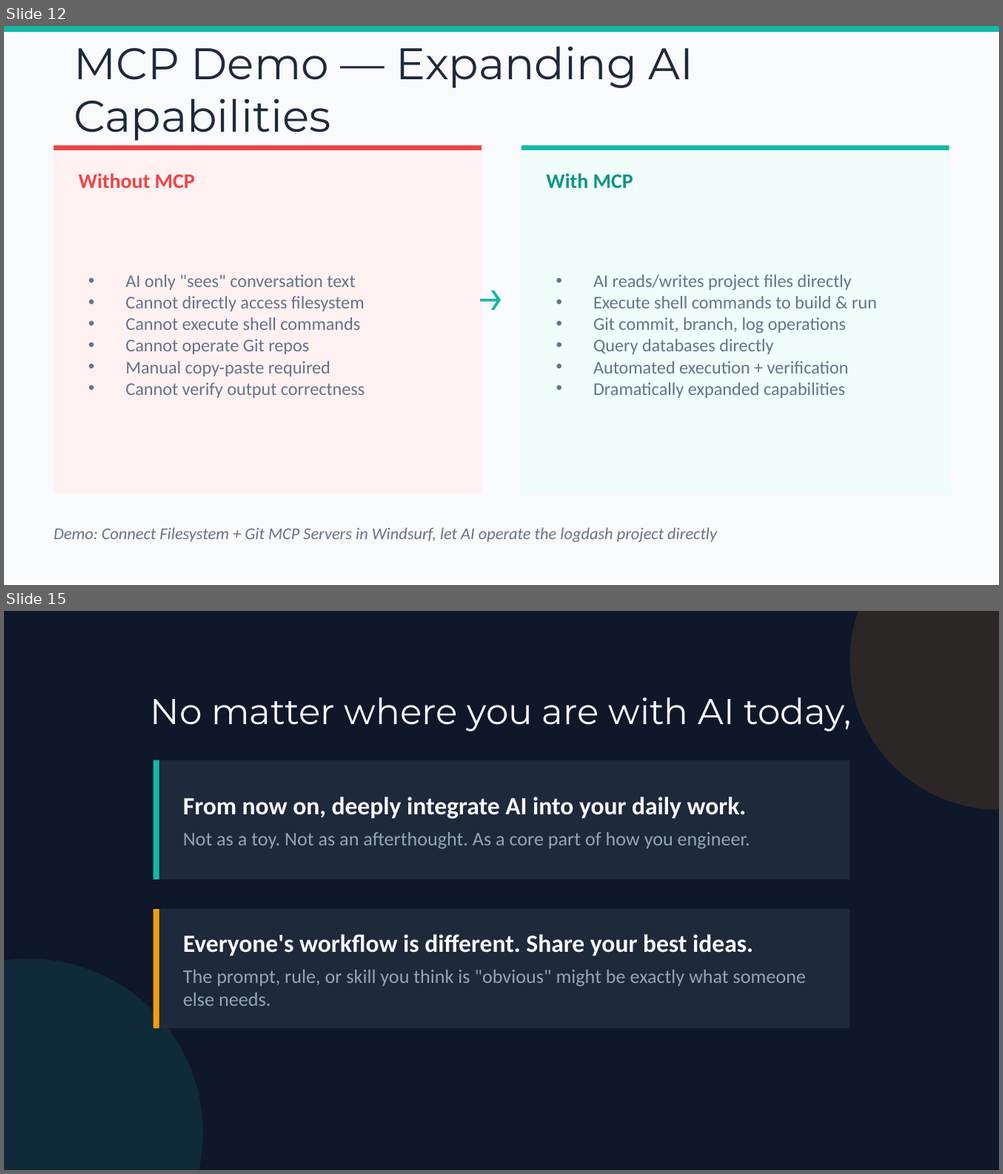
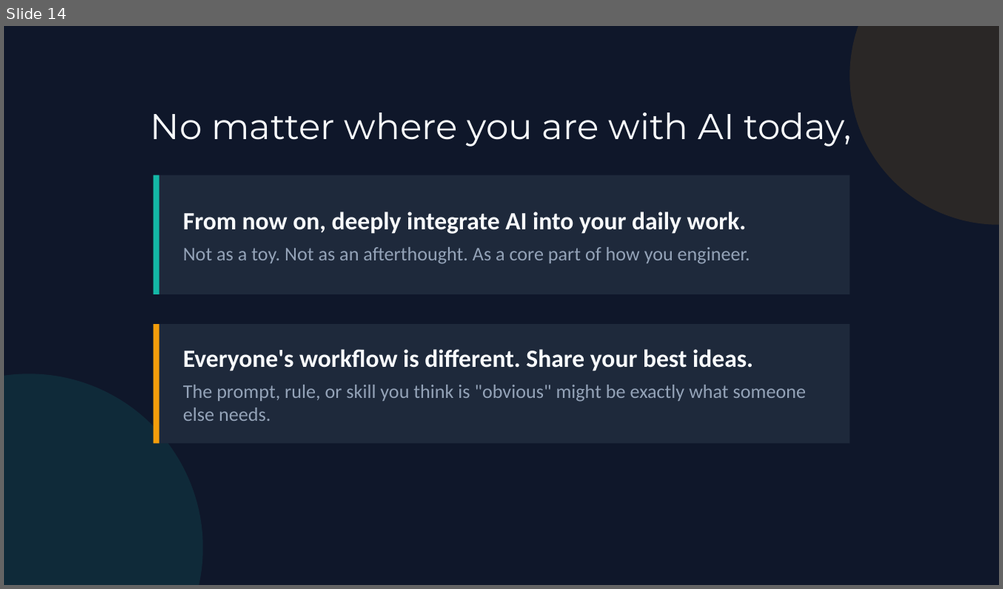
Before and after one commit to chenkunyuan/ai-tools-intro-sharing, a slide deck: AI_Getting_Started_with_AI_Tools.pptx. Shown one above the other, each under a label of ours: slides 12 and 15 before the commit, slide 14 after it; the slides between them are not shown. The pictures are 1003x1174 and 1003x589 pixels, drawn with LibreOffice and Linux fonts; fonts in the diff are those of the drawing. Boxes give left, top, right and bottom in pixels: in the first picture for what was removed or moved away, otherwise in the second. Text is boxed around its words. In the diff, an @@ line names an element or a change of style, - is before the commit and + after.

```diff
--- a/AI_Getting_Started_with_AI_Tools.pptx
+++ b/AI_Getting_Started_with_AI_Tools.pptx
@@ slide 12 removed at (4, 26, 999, 585), background #F8FAFC @@
@@ rectangle removed at (4, 26, 999, 32) @@
@@ text removed at (74, 46, 694, 141) @@
-MCP Demo — Expanding AI Capabilities
@@ rectangle removed at (54, 145, 481, 494) @@
@@ rectangle removed at (54, 145, 481, 150) @@
@@ rectangle removed at (521, 145, 949, 494) @@
@@ rectangle removed at (521, 145, 949, 150) @@
@@ text removed at (79, 173, 195, 188) @@
-Without MCP
@@ text removed at (546, 173, 633, 189) @@
-With MCP
@@ text removed at (452, 255, 531, 335) @@
-→
@@ text removed at (125, 275, 364, 398) @@
-• AI only "sees" conversation text
-• Cannot directly access filesystem
-• Cannot execute shell commands
-• Cannot operate Git repos
-• Manual copy-paste required
-• Cannot verify output correctness
@@ text removed at (593, 275, 876, 398) @@
-• AI reads/writes project files directly
-• Execute shell commands to build & run
-• Git commit, branch, log operations
-• Query databases directly
-• Automated execution + verification
-• Dramatically expanded capabilities
@@ text removed at (54, 528, 717, 543) @@
-Demo: Connect Filesystem + Git MCP Servers in Windsurf, let AI operate the logdash project directly
@@ what was slide 15 is now slide 14 @@
```
Also in this commit, not shown: 6 slides changed.
